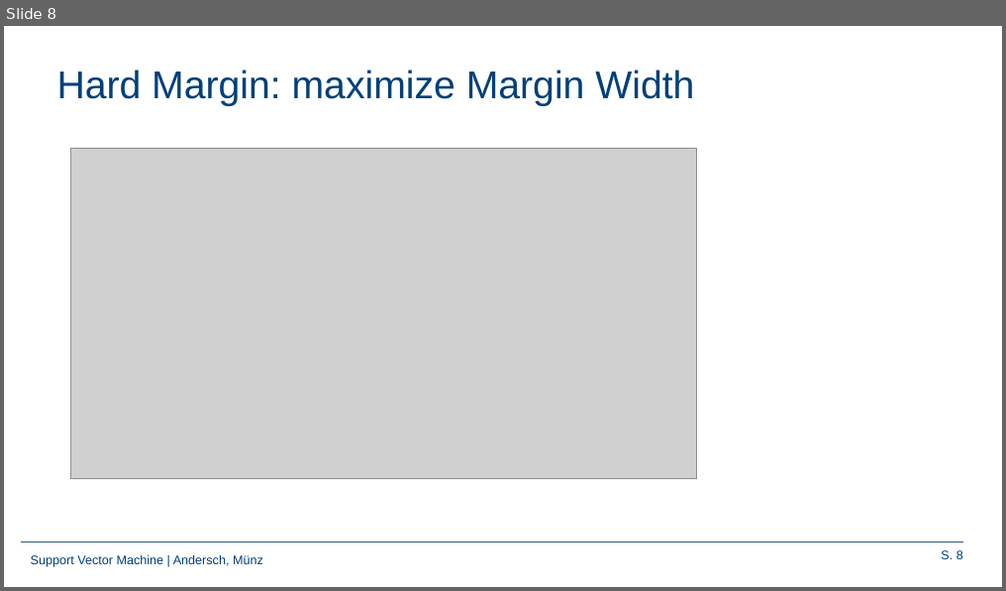
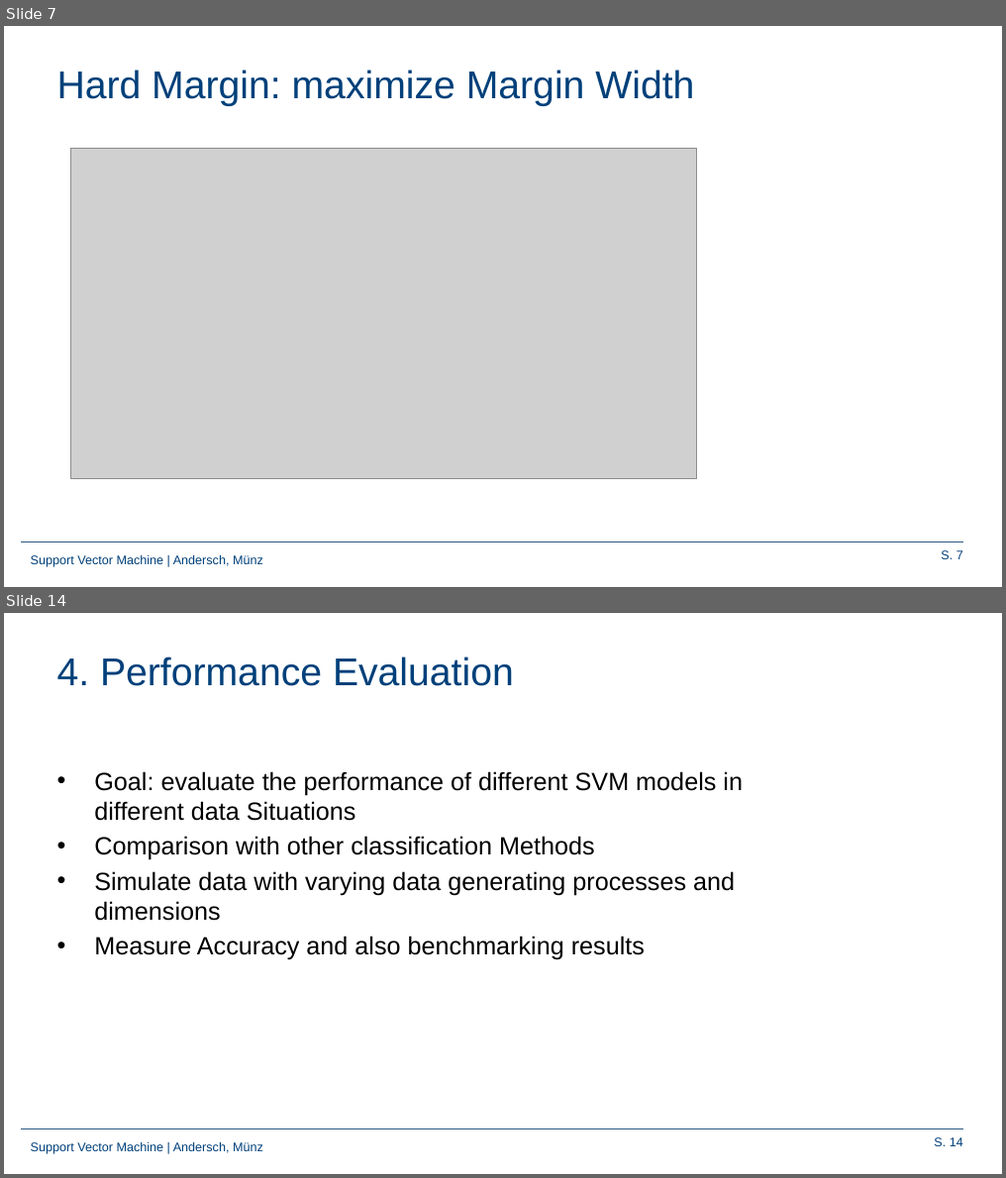
Before and after one commit to Frandersch/Statistical-Machine-Learning, a slide deck: Präsentation/Support Vector Machines.pptx. Shown one above the other, each under a label of ours: slide 8 before the commit, slides 7 and 14 after it; the slides between them are not shown. The pictures are 1006x591 and 1006x1178 pixels, drawn with LibreOffice and Linux fonts; fonts in the diff are those of the drawing; grey boxes stand for pictures; background and template pictures are left out. Boxes give left, top, right and bottom in pixels: in the first picture for what was removed or moved away, otherwise in the second. Text is boxed around its words. In the diff, an @@ line names an element or a change of style, - is before the commit and + after.

```diff
--- a/Präsentation/Support Vector Machines.pptx
+++ b/Präsentation/Support Vector Machines.pptx
@@ slide 14 added at box(4, 613, 1002, 1174), background #FFFFFF; not listed: 3 template elements that a slide beside it also shows @@
@@ title added at box(57, 657, 514, 686), 28 pt, text #00407A @@
+4. Performance Evaluation
@@ text added at box(94, 771, 743, 960), 18 pt, text #000000 @@
+• Goal: evaluate the performance of different SVM models in different data Situations
+• Comparison with other classification Methods
+• Simulate data with varying data generating processes and dimensions
+• Measure Accuracy and also benchmarking results
@@ what was slide 8 is now slide 7 @@
@@ page number at box(941, 551, 963, 560): text changed @@
-S. 8
+S. 7
```
Also in this commit, not shown: 14 slides changed, 3 other slides added, 6 slides removed.
